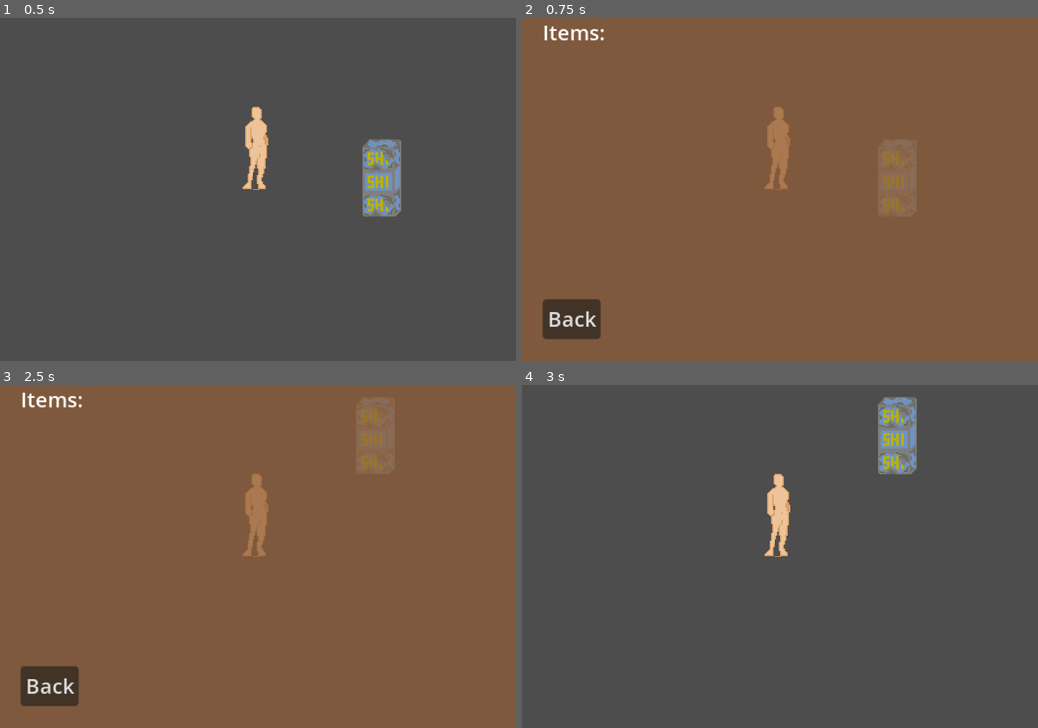
Above: before the commit, frames 1-4 (two rows, left to right).
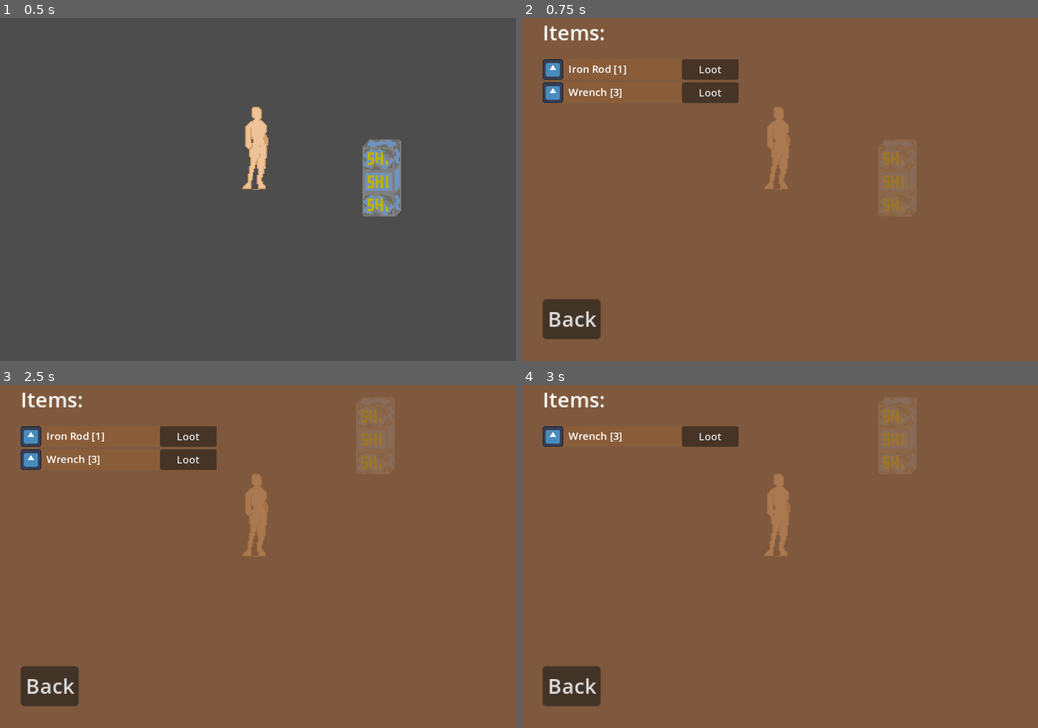
Above: after the commit, the same moments.

Repository: TimiLi45/GodotProject
Game: Godot game, scene res://Levels/Settlements/L_TestSettlement.tscn
Same seed, same stepped clock (60 frames per second), same inputs: the game is played once before the commit and once after it. The engine's default icon, where the game draws it, is replaced by a stand-in: a white triangle on a blue panel in a dark square.
Inputs (mouse positions are in pixels of both pictures, inside the frame that each line leads up to):
- Up to frame 1 (0.5 s): no input
- Up to frame 2 (0.75 s): tap Enter at 0.5 s; move the mouse to (893, 172) at 0.52 s; hold D (RIGHT) from 0.53 s (still down); hold E from 0.53 s (still down)
- Up to frame 3 (2.5 s): release D (RIGHT) at 1.25 s; release E at 1.25 s; click "Back" at 1.25 s; tap Space at 2 s; move the mouse to (154, 573) at 2.02 s; hold S (DOWN) from 2.03 s (still down); tap Mouse wheel up (CAM_IN) at 2.1 s; tap E at 2.3 s
- Up to frame 4 (3 s): release S (DOWN) at 2.75 s; click "Back" (after the commit: "Loot") at 2.75 s

Frame 1 is identical in both runs. In frame 2, 2.0% of the frame differs, in the area x 4-42%, y 12-25%; in frame 3, 2.0%; in frame 4, 100%, in the area x 0-100%, y 0-100%.

Commit message:
Looting Mechanic Expandet

Diff:
--- a/Levels/Settlements/L_TestSettlement.tscn
+++ b/Levels/Settlements/L_TestSettlement.tscn
@@ -29,7 +29,6 @@
 y_sort_enabled = true
 position = Vector2(384, 216)
 boxID = "box1"
-dismantle = false
 boxOffset = 18
 boxPath2 = "res://Assets_Sprites/Objects/Vault/Box_Vault_2.png"
 boxPath3 = "res://Assets_Sprites/Objects/Vault/Box_Vault_1.png"
--- a/Player/Player_Pawn.gd
+++ b/Player/Player_Pawn.gd
@@ -71,7 +71,7 @@
 		AlGameData.playerPawn = null
 	if Input.is_action_just_released("INVENTORY"):
 		ui_open()
-		var  newUI = load("res://UserInterface/Player/Inventory/UI_PLayer_Inventory.tscn").instantiate()
+		var  newUI = load("res://UserInterface/Player/Inventory/UI_Player_Inventory.tscn").instantiate()
 		self.add_child(newUI)
 	if Input.is_action_just_pressed("CLICK_LEFT"):
 		attack_melle()
--- a/Scripts/Autoload/AL_PlayerInventory.gd
+++ b/Scripts/Autoload/AL_PlayerInventory.gd
@@ -2,9 +2,9 @@
 
 
 var iWeapons    : Array[int] = [0,0,0,0,0,0] ## Typ == 0
-var iUsable     : Array[int]  ## Typ == 1
+var iRessources : Array[int] = [0,0] ## Typ == 1
 var iQuest      : Array[int]  ## Typ == 2
-var iRessources : Array[int]  ## Typ == 3
+var iUsable     : Array[int]  ## Typ == 3
 
 var weaponEquipt    : int = -1
 var weapon_exp_type : int = -1  ## 0 == Bruiser | 1 == Butcher
@@ -35,19 +35,20 @@
 func _ready():
 	add_item(0,0,1)
 	add_item(1,0,2)
+	add_item(0,1,10)
 
 func has_player_item(_id : int, _typ : int ,_amount : int) -> bool:
 	match _typ:
 		0:                  ##  Weapons
 			if iWeapons[_id] >= _amount:
 				return true
-		1:                  ##  Usabe
+		3:                  ##  Usabe
 			if iUsable[_id] >= _amount:
 				return true
 		2:                  ##  Quest
 			if iQuest[_id] >= _amount:
 				return true
-		3:                  ##  Ressources
+		1:                  ##  Ressources
 			if iRessources[_id] >= _amount:
 				return true
 		_:
@@ -59,7 +60,7 @@
 		0:
 			iWeapons[_itemID] += _itemAmount
 		1:
-			iUsable[_itemID] += _itemAmount
+			iRessources[_itemID] += _itemAmount
 
 func remove_item(_itemID: int , _itemTyp: int , _itemAmount: int ):
 	match _itemTyp:
--- a/Scripts/Autoload/AL_WorldManager.gd
+++ b/Scripts/Autoload/AL_WorldManager.gd
@@ -10,7 +10,7 @@
 
 var newLevel
 
-var itemsInLevel : Array = [["box1",1,1,1],["box1",1,0,1]]
+var itemsInLevel : Array = [["box1",1,1,1],["box1",0,1,3]]
 
 func _ready():
 	print("WorldManager     ------------------------ READY")
@@ -21,7 +21,6 @@
 	AlGameData.playerPawn.add_child(newUI)
 
 
-
 func new_level():
 	for i in get_tree().get_root().get_node("Main").get_children():
 		if i != null:
@@ -30,9 +29,6 @@
 	AlGameData.settlementManagementController = null
 	AlGameData.settlementManagementUI = null
 	get_tree().change_scene_to_file(newLevel)
-
-
-
 
 #### ---------------------- Cell Blocking --------------------------------------
 
--- a/UserInterface/Player/Inventory/Loot/UI_Loot.gd
+++ b/UserInterface/Player/Inventory/Loot/UI_Loot.gd
@@ -6,7 +6,9 @@
 	objectID = _objectID
 	for i in AlWorldManager.itemsInLevel:
 		if i[0] == objectID:
-			print(i)
+			var newUI = load("res://UserInterface/Player/Inventory/Loot/UI_Loot_Item.tscn").instantiate()
+			$ScrollContainer/VBoxContainer.add_child(newUI)
+			newUI.get_data(objectID,i[1], i[2] ,i[3],self)
 
 func _on_button_pressed():
 	AlGameData.playerPawn.ui_close()
--- a/UserInterface/Player/Inventory/Loot/UI_Loot.tscn
+++ b/UserInterface/Player/Inventory/Loot/UI_Loot.tscn
@@ -11,6 +11,7 @@
 anchor_bottom = 1.0
 grow_horizontal = 2
 grow_vertical = 2
+mouse_filter = 2
 color = Color(0.568627, 0.368627, 0.215686, 0.733333)
 
 [node name="Label" type="Label" parent="."]
@@ -21,11 +22,11 @@
 text = "Items:"
 
 [node name="ScrollContainer" type="ScrollContainer" parent="."]
-custom_minimum_size = Vector2(300, 600)
+custom_minimum_size = Vector2(304, 600)
 offset_left = 32.0
 offset_top = 64.0
-offset_right = 72.0
-offset_bottom = 104.0
+offset_right = 336.0
+offset_bottom = 664.0
 
 [node name="VBoxContainer" type="VBoxContainer" parent="ScrollContainer"]
 layout_mode = 2
--- /dev/null
+++ b/UserInterface/Player/Inventory/Loot/UI_Loot_Item.gd
@@ -0,0 +1,32 @@
+extends Control
+
+var mothernode
+var objectID
+var id
+var typ
+var amount
+var itemName : String
+
+@onready var label = $Label
+
+func get_data(_objectID : String,_id : int , _typ : int ,_amount : int,_mothernode):
+	objectID = _objectID
+	id       = _id
+	typ      = _typ
+	amount  = _amount
+	mothernode = _mothernode
+	match id:
+		0:
+			itemName = AlPlayerInventory.WEAPONS[_id]["weaponName"]
+		1:
+			itemName = AlPlayerInventory.RESOURCES[_id]["resourceName"]
+		_:
+			print("ERROR itemTyp:",typ," not found in UI_Loot_Item")
+			return
+	$Label.text = itemName  +" ["+str(amount)+"]"
+
+
+func _on_button_pressed():
+	AlWorldManager.remove_item_in_level(objectID,id,typ,amount)
+	AlPlayerInventory.add_item(id,typ,amount)
+	self.queue_free()
--- /dev/null
+++ b/UserInterface/Player/Inventory/Loot/UI_Loot_Item.tscn
@@ -0,0 +1,42 @@
+[gd_scene load_steps=3 format=3 uid="uid://ngrkpy5hdnul"]
+
+[ext_resource type="Texture2D" uid="uid://bl1jyah0v2m04" path="res://Assets_Sprites/icon.svg" id="1_2x0fk"]
+[ext_resource type="Script" path="res://UserInterface/Player/Inventory/Loot/UI_Loot_Item.gd" id="1_5s4ff"]
+
+[node name="UiLootItem" type="Control"]
+custom_minimum_size = Vector2(304, 32)
+layout_mode = 3
+anchors_preset = 0
+offset_right = 304.0
+offset_bottom = 32.0
+script = ExtResource("1_5s4ff")
+
+[node name="Sprite2D" type="Sprite2D" parent="."]
+position = Vector2(16, 16)
+scale = Vector2(0.25, 0.25)
+texture = ExtResource("1_2x0fk")
+
+[node name="Label" type="Label" parent="."]
+layout_mode = 0
+offset_left = 40.0
+offset_right = 176.0
+offset_bottom = 32.0
+text = "Item Name"
+vertical_alignment = 1
+
+[node name="Button" type="Button" parent="."]
+layout_mode = 0
+offset_left = 216.0
+offset_right = 304.0
+offset_bottom = 32.0
+text = "Loot"
+
+[node name="ColorRect" type="ColorRect" parent="."]
+z_index = -1
+layout_mode = 0
+offset_right = 304.0
+offset_bottom = 32.0
+mouse_filter = 2
+color = Color(0.45098, 0.352941, 0.262745, 1)
+
+[connection signal="pressed" from="Button" to="." method="_on_button_pressed"]
--- a/UserInterface/Player/Inventory/UI_PLayer_Inventory.gd
+++ b/UserInterface/Player/Inventory/UI_PLayer_Inventory.gd
@@ -1,23 +1,17 @@
 extends CanvasLayer
 
 @onready var item_list = $SC/GridContainer
-@onready var b_close = $B_Close
+@onready var b_close = $HBoxContainer/B_Close
+@onready var b_weapons = $HBoxContainer/B_Weapons
 @onready var l_text = $L_Text
-
-
 
 var showItemTyps : int = 0
 var itemsCreatet : Array
 
-
 func _ready():
-	match showItemTyps:
-		0:
-			var id : int = 0
-			for amount in AlPlayerInventory.iWeapons:
-				if amount != 0:
-					create_iten(id,showItemTyps,amount)
-				id += 1
+	show_items()
+	showItemTyps = 1
+	show_items()
 	equipt()
 
 func create_iten(_id : int , _typ : int ,_amount : int):
@@ -40,3 +34,18 @@
 func _on_b_close_pressed():
 	self.queue_free()
 	AlGameData.playerPawn.ui_close()
+
+func show_items():
+	match showItemTyps:
+		0:
+			var id : int = 0
+			for amount in AlPlayerInventory.iWeapons:
+				if amount != 0:
+					create_iten(id,showItemTyps,amount)
+				id += 1
+		1:
+			var id : int = 0
+			for amount in AlPlayerInventory.iRessources:
+				if amount != 0:
+					create_iten(id,showItemTyps,amount)
+				id += 1
--- a/UserInterface/Player/Inventory/UI_Player_Inventory.tscn
+++ b/UserInterface/Player/Inventory/UI_Player_Inventory.tscn
@@ -6,8 +6,9 @@
 script = ExtResource("1_715x5")
 
 [node name="SC" type="ScrollContainer" parent="."]
+offset_top = 40.0
 offset_right = 768.0
-offset_bottom = 440.0
+offset_bottom = 776.0
 
 [node name="GridContainer" type="GridContainer" parent="SC"]
 layout_mode = 2
@@ -23,17 +24,28 @@
 mouse_filter = 2
 color = Color(0.34902, 0.34902, 0.34902, 1)
 
-[node name="B_Close" type="Button" parent="."]
-offset_left = 776.0
-offset_right = 856.0
-offset_bottom = 31.0
+[node name="L_Text" type="Label" parent="."]
+offset_left = 768.0
+offset_top = 192.0
+offset_right = 1144.0
+offset_bottom = 536.0
+text = "uizui"
+
+[node name="HBoxContainer" type="HBoxContainer" parent="."]
+offset_right = 40.0
+offset_bottom = 40.0
+
+[node name="B_Close" type="Button" parent="HBoxContainer"]
+layout_mode = 2
 text = "Close"
 
-[node name="L_Text" type="Label" parent="."]
-offset_left = 776.0
-offset_top = 40.0
-offset_right = 1152.0
-offset_bottom = 384.0
-text = "uizui"
+[node name="B_Weapons" type="Button" parent="HBoxContainer"]
+layout_mode = 2
+text = "Weapons"
 
-[connection signal="pressed" from="B_Close" to="." method="_on_b_close_pressed"]
+[node name="B_Resources" type="Button" parent="HBoxContainer"]
+layout_mode = 2
+text = "Ressources
+"
+
+[connection signal="pressed" from="HBoxContainer/B_Close" to="." method="_on_b_close_pressed"]
--- a/UserInterface/Player/Inventory/UI_Player_Item.gd
+++ b/UserInterface/Player/Inventory/UI_Player_Item.gd
@@ -26,7 +26,10 @@
 	match _typ:
 		0:
 			b_select.text = AlPlayerInventory.WEAPONS[_id]["weaponName"]
+		1:
+			b_select.text = AlPlayerInventory.RESOURCES[_id]["resourceName"]
 	b_select.text = b_select.text +"["+str(_amount)+"]"
+
 
 func new_node_clickt():
 	b_equip.visible   = false
